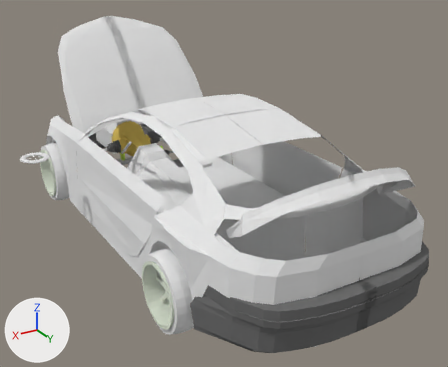
The Blender file BMW/bmw150i.blend, before and after one commit.
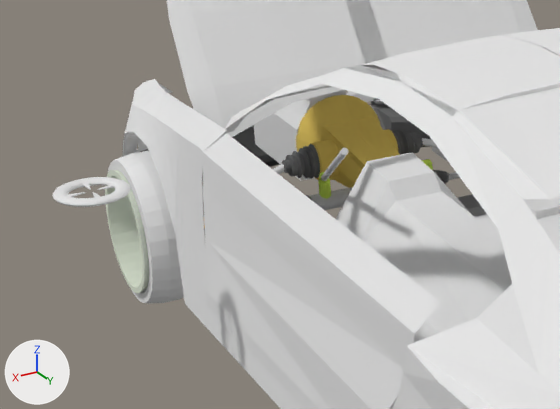
There are two pictures of each version: one whole from a 50 mm camera at (5.06, 9.71, 4.63) aimed at (-0.24, 0.89, 0.22), one close up on the part from 0% to 47% of the width and 23% to 65% of the height. Arrows for +X, +Y and +Z are at lower left; the lights stay in place.

The first close-up shows 'body', 'engineBlock', 'frontBumper', 'frontLeftWheel', 'frontSuspensionFrame', 'gearbox', 'hood', 'leftDoor', 'leftDriveShaftBoot', 'michelinTire', 'rightDriveShaftBoot', 'steeringWheel'.
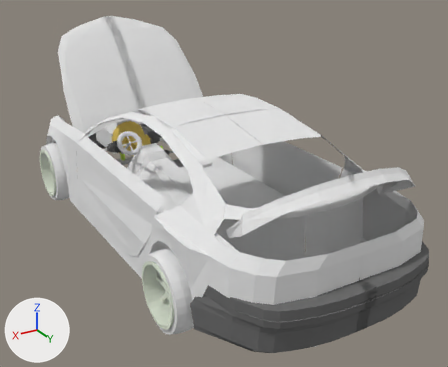
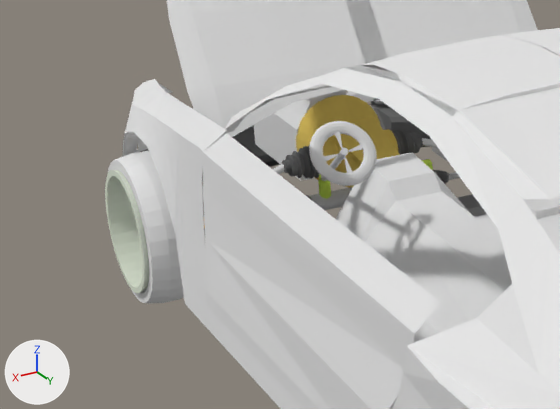
Changed parts and their boxes [x1, y1, x2, y2] in the close-ups (560 x 409 px):
'steeringWheel', moved
    before: [52, 177, 131, 207]
    after: [309, 121, 377, 186]

The change in detail:
In object 'steeringWheel' (ob_steeringwheel), parent is now set to ob_steering.
In object 'steeringWheel' (ob_steeringwheel), matrix_parent_inverse is now set to Matrix(((1.0, 0.0, 0.0, -2.846), (0.0, 1.0, 0.0, 1.377), (0.0, 0.0, 1.0, -1.728), (0.0, 0.0, 0.0, 1.0))).
Object 'steeringWheel' (ob_steeringwheel) moves from (2.624, -0.869, 0.693) to (2.847, -1.365, 1.726).
Object 'steering' (ob_steering) is new.
Its location is (0.787, -0.942, 0.622).
Its rotation in degrees is (-52, 0, 0).
